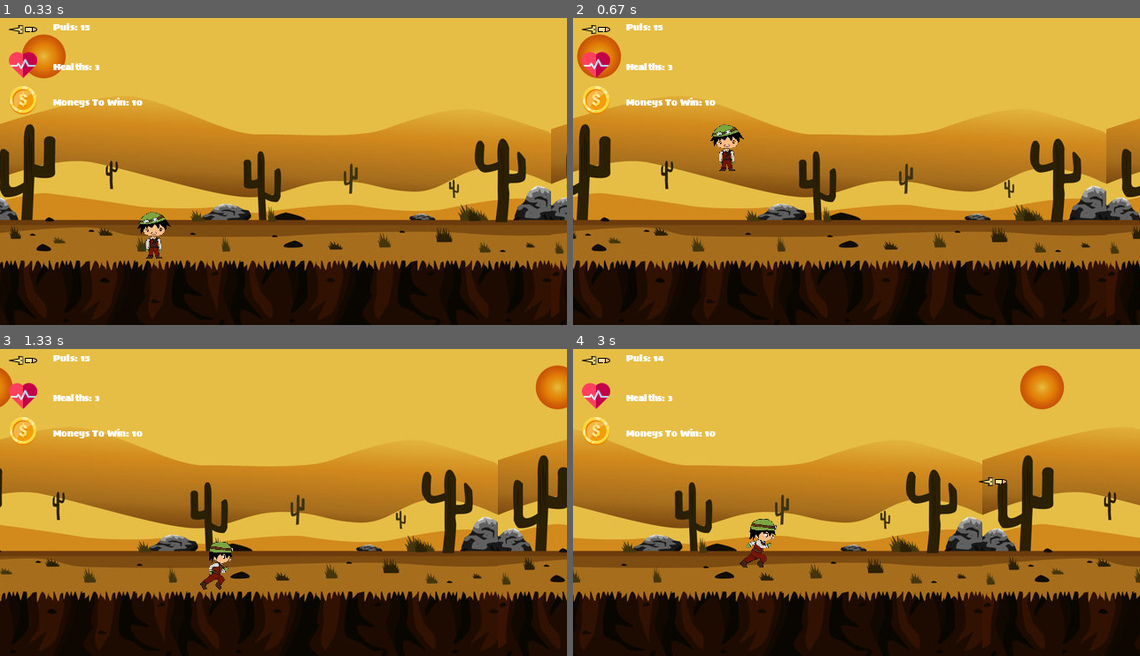
Above: before the commit, frames 1-4 (two rows, left to right).
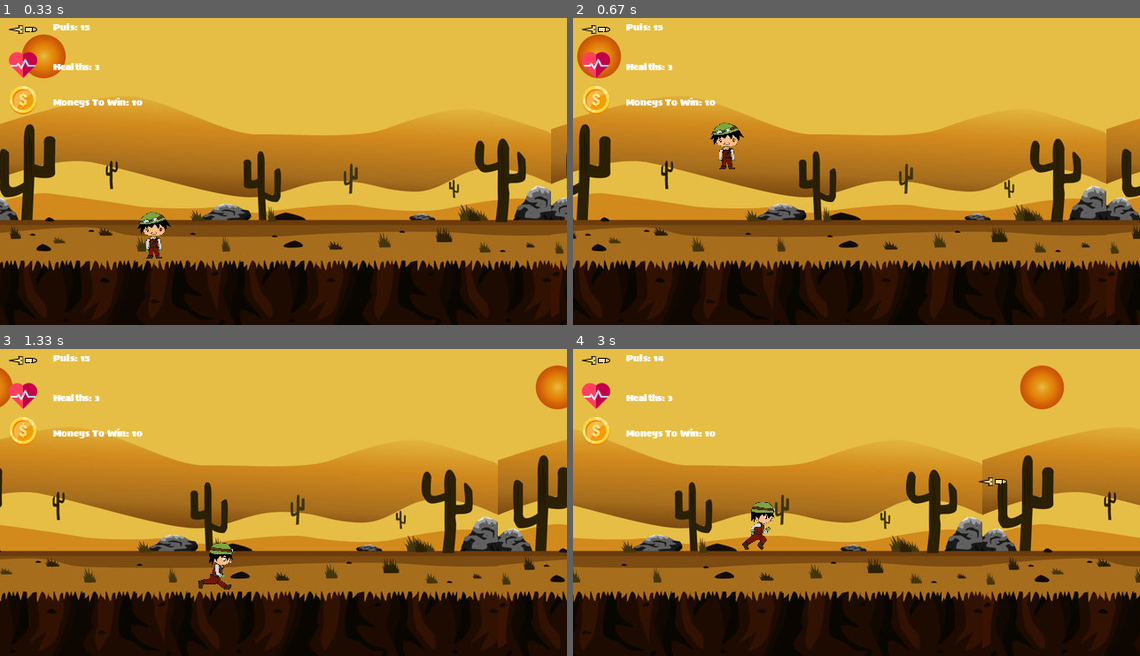
Above: after the commit, the same moments.

Repository: Vvoovvvaa/Pygame
Game: pygame game, started from pygame_stud.py
Two runs of this game, one before a commit and one after it. Both use one fixed random seed, a clock stepped at 60 frames per second and the inputs below.
Inputs (mouse positions are in pixels of both pictures, inside the frame that each line leads up to):
- Up to frame 1 (0.33 s): no input
- Up to frame 2 (0.67 s): tap Space at 0.33 s
- Up to frame 3 (1.33 s): press the mouse at (300, 591) at 0.7 s; move the mouse to (317, 554) at 0.8 s; release the mouse at (340, 520) at 0.93 s; hold D from 1 s (still down)
- Up to frame 4 (3 s): release D at 1.47 s; hold Up 1.5-1.8 s; tap K at 1.65, 2.98 s; press the mouse at (856, 542) at 1.87 s; move the mouse to (958, 560) at 1.97 s; release the mouse at (1054, 582) at 2.1 s; click (856, 542) at 2.22 s; press the mouse at (856, 542) at 2.53 s; move the mouse to (799, 471) at 2.63 s; release the mouse at (748, 398) at 2.77 s; hold Right from 2.83 s (still down); tap Space at 2.9 s

Frame 1 is identical in both runs. In frame 2, 0.4% of the frame differs, in the area x 24-31%, y 34-50%; in frame 3, 0.4%; in frame 4, 0.8%, in the area x 29-36%, y 49-72%.

Commit message:
Not Final Version

Diff:
--- a/pygame_stud.py
+++ b/pygame_stud.py
@@ -1,13 +1,13 @@
 import pygame
 
-
 pygame.init()
+
 clock = pygame.time.Clock()
 screen = pygame.display.set_mode((640, 360))
 pygame.display.set_caption("miner vs bats")
 
 try:
-    icon = pygame.image.load('images/icon.png.png')
+    icon = pygame.image.load('images/icon.png.png').convert_alpha()
     bg = pygame.image.load('images/bg1.png.png').convert_alpha()
     enemy = pygame.image.load('images/bat.png').convert_alpha()
     bullet = pygame.image.load('images/bullet.png').convert_alpha()
@@ -56,17 +56,25 @@
 jump_count = 11
 gameplay = True
 running = True
-sound = pygame.mixer.Sound('Sounds/game_song.mp3')
-lose_sound = pygame.mixer.Sound('Sounds/lose_sound.mp3')
-if not pygame.mixer.get_busy():
-    sound.play(-1)
-win_sound = pygame.mixer.Sound('Sounds/game_win_sound.mp3')
-if not pygame.mixer.get_busy():
-    sound.play(-1)
-money_sound = pygame.mixer.Sound('Sounds/money_collect_sound.mp3')
-
-puls_text = pygame.font.Font('shrift.ttf',10)
-text = pygame.font.Font('shrift.ttf', 40)
+
+try:
+    sound = pygame.mixer.Sound('Sounds/game_song.mp3')
+    lose_sound = pygame.mixer.Sound('Sounds/lose_sound.mp3')
+    if not pygame.mixer.get_busy():
+        sound.play(-1)
+    win_sound = pygame.mixer.Sound('Sounds/game_win_sound.mp3')
+    if not pygame.mixer.get_busy():
+        sound.play(-1)
+    money_sound = pygame.mixer.Sound('Sounds/money_collect_sound.mp3')
+except pygame.error as e:
+    print("Sound not fond: ",e)
+
+try:
+    puls_text = pygame.font.Font('shrift.ttf', 10)
+    text = pygame.font.Font('shrift.ttf', 40)
+except pygame.error as e:
+    print("SHrift not found: ",e)
+
 lose_text = text.render("Waster!", False, "Red")
 win_text = text.render("You Win!", False, "Red")
 restart_text = text.render("Restart Game", False, "Yellow")
@@ -78,6 +86,134 @@
 
 money_timer = pygame.USEREVENT + 2
 pygame.time.set_timer(money_timer, 3500)
+
+def draw_gameplay():
+    global player_health, bullets_left, money_count, bg_x
+    if not pygame.mixer.get_busy():
+        sound.play(-1)
+    lose_sound.stop()
+    health_text = puls_text.render(f'Healths: {player_health}', True, (255, 255, 255))
+    bullet_text = puls_text.render(f'Puls: {bullets_left}', True, (255, 255, 255))
+    money_text = puls_text.render(f'Moneys To Win: {win_count - money_count}', True, (255, 255, 255))
+    screen.blit(bg, (bg_x, 0))
+    screen.blit(bg, (bg_x + 640, 0))
+    screen.blit(bullet, (10, 10))
+    screen.blit(bullet_text, (60, 15))
+    screen.blit(health, (10, 50))
+    screen.blit(health_text, (60, 60))
+    screen.blit(money, (10, 90))
+    screen.blit(money_text, (60, 100))
+
+    bg_x -= 2
+    if bg_x <= -640:
+        bg_x = 0
+
+def keys():
+    global player_x, player_y, player_anim_count
+    keys = pygame.key.get_pressed()
+    if keys[pygame.K_LEFT] and player_x > 50 or keys[pygame.K_a] and player_x > 50:
+        player_x -= player_speed
+        screen.blit(go_left[player_anim_count], (player_x, player_y))
+    elif keys[pygame.K_RIGHT] and player_x < 570 or keys[pygame.K_d] and player_x < 570:
+        player_x += player_speed
+        screen.blit(go_right[player_anim_count], (player_x, player_y))
+    else:
+        screen.blit(stay[0], (player_x, player_y))
+
+def jump():
+    global player_y, jump_count, is_jump, player_anim_count
+    if not is_jump:
+        keys = pygame.key.get_pressed()
+        if keys[pygame.K_SPACE] or keys[pygame.K_UP] or keys[pygame.K_w]:
+            is_jump = True
+    else:
+        if jump_count >= -11:
+            neg = 1 if jump_count > 0 else -1
+            player_y -= (jump_count ** 2) * 0.2 * neg
+            jump_count -= 1
+        else:
+            is_jump = False
+            jump_count = 11
+
+    player_anim_count = (player_anim_count + 1) % 3
+
+def enemy_deals():
+    global player_health, gameplay
+    for enemy_rect in enemy_in_game:
+        enemy_rect.x -= 10
+        screen.blit(enemy, (enemy_rect.x, enemy_rect.y))
+        if pygame.Rect(player_x, player_y, player_width, player_height).colliderect(enemy_rect):
+            player_health -= 1
+            enemy_in_game.remove(enemy_rect)
+        if player_health <= 0:
+            gameplay = False
+            if not pygame.mixer.get_busy():
+                lose_sound.play()
+
+def money_deals():
+    global money_count, gameplay, game_win
+    for money_rect in money_objects[:]:
+        money_rect.x -= 20
+        screen.blit(money, (money_rect.x, money_rect.y))
+        if pygame.Rect(player_x, player_y, player_width, player_height).colliderect(money_rect):
+            money_count += 1
+            money_sound.play()
+            money_objects.remove(money_rect)
+
+    if money_count >= win_count:
+        gameplay = False
+        game_win = True
+
+def game_win_screen():
+    global money_count, bullets_left, game_win
+    if sound.get_num_channels():
+        sound.stop()
+    if not pygame.mixer.get_busy():
+        win_sound.play()
+    screen.blit(lose_bg, (0, 0))
+    screen.blit(win_text, (220, 100))
+    screen.blit(restart_text, restart_text_rect)
+    bullets.clear()
+    money_count = 0
+    bullets_left = 6
+
+def game_over_screen():
+    global money_count, bullets_left, game_win
+    if sound.get_num_channels():
+        sound.stop()
+    if not pygame.mixer.get_busy():
+        lose_sound.play()
+    screen.blit(lose_bg, (0, 0))
+    screen.blit(lose_text, (220, 100))
+    screen.blit(restart_text, restart_text_rect)
+    money_count = 0
+    bullets.clear()
+    bullets_left = 15
+
+def mouse():
+    global gameplay, player_x, player_health, money_count, game_win
+    mouse_pos = pygame.mouse.get_pos()
+    if restart_text_rect.collidepoint(mouse_pos) and pygame.mouse.get_pressed()[0]:
+        gameplay = True
+        player_x = 150
+        player_health = 3
+        enemy_in_game.clear()
+        money_objects.clear()
+        money_count = 0
+        game_win = False
+
+def handle_bullets():
+    for i, el in enumerate(bullets[:] ):
+        screen.blit(bullet, (el.x, el.y))
+        el.x += 5
+        if el.x > (player_x + 300):
+            bullets.remove(el)
+            continue
+        for index, enemy_x in enumerate(enemy_in_game[:] ):
+            if el.colliderect(enemy_x):
+                enemy_in_game.remove(enemy_x)
+                bullets.remove(el)
+                break
 
 while running:
     for event in pygame.event.get():
@@ -92,121 +228,20 @@
             bullets.append(bullet.get_rect(topleft=(player_x + 20, player_y)))
             bullets_left -= 1
 
-    if gameplay:
-        if not pygame.mixer.get_busy():
-            sound.play(-1)
-        lose_sound.stop()
-        health_text = puls_text.render(f'Healths: {player_health}', True, (255, 255, 255))
-        bullet_text = puls_text.render(f'Puls: {bullets_left}', True, (255, 255, 255))
-        money_text = puls_text.render(f'Moneys To Win: {win_count - money_count}', True,(255,255,255))
-        screen.blit(bg, (bg_x, 0))
-        screen.blit(bg, (bg_x + 640, 0))
-        screen.blit(bullet, (10, 10))
-        screen.blit(bullet_text, (60, 15))
-        screen.blit(health,(10,50))
-        screen.blit(health_text,(60,60))
-        screen.blit(money,(10,90))
-        screen.blit(money_text,(60,100))
-
-
-        bg_x -= 2
-        if bg_x <= -640:
-            bg_x = 0
-
-        keys = pygame.key.get_pressed()
-        if keys[pygame.K_LEFT] and player_x > 50 or keys[pygame.K_a] and player_x > 50:
-            player_x -= player_speed
-            screen.blit(go_left[player_anim_count], (player_x, player_y))
-        elif keys[pygame.K_RIGHT] and player_x < 570 or keys[pygame.K_d] and player_x < 570:
-            player_x += player_speed
-            screen.blit(go_right[player_anim_count], (player_x, player_y))
-        else:
-            screen.blit(stay[0], (player_x, player_y))
-
-        if not is_jump:
-            if keys[pygame.K_SPACE] or keys[pygame.K_UP] or keys[pygame.K_w]:
-                is_jump = True
-        else:
-            if jump_count >= -11:
-                neg = 1 if jump_count > 0 else -1
-                player_y -= (jump_count ** 2) * 0.2 * neg
-                jump_count -= 1
-            else:
-                is_jump = False
-                jump_count = 11
-
-        player_anim_count = (player_anim_count + 1) % 3
-
-        for enemy_rect in enemy_in_game:
-            enemy_rect.x -= 10
-            screen.blit(enemy, (enemy_rect.x, enemy_rect.y))
-            if pygame.Rect(player_x, player_y, player_width, player_height).colliderect(enemy_rect):
-                player_health -=1
-                enemy_in_game.remove(enemy_rect)
-            if player_health <= 0:
-                gameplay = False
-
-
-        for money_rect in money_objects[:]:
-            money_rect.x -= 20
-            screen.blit(money, (money_rect.x, money_rect.y))
-            if pygame.Rect(player_x, player_y, player_width, player_height).colliderect(money_rect):
-                money_count += 1
-                money_sound.play()
-                money_objects.remove(money_rect)
-
-        if money_count >= win_count:
-            gameplay = False
-            game_win = True
-
+    jump()
+    draw_gameplay()
+    handle_bullets()
+    mouse()
+    money_deals()
+    enemy_deals()
+    keys()
 
     if game_win:
-        if sound.get_num_channels():
-            sound.stop()
-        if not pygame.mixer.get_busy():
-            win_sound.play()
-        screen.blit(lose_bg, (0, 0))
-        screen.blit(win_text, (220, 100))
-        screen.blit(restart_text, restart_text_rect)
-        bullets.clear()
-        money_count = 0
-        bullets_left = 6
-
-
+        game_win_screen()
     elif not gameplay:
-        if sound.get_num_channels():
-            sound.stop()
-        if not pygame.mixer.get_busy():
-            lose_sound.play()
-        screen.blit(lose_bg, (0, 0))
-        screen.blit(lose_text, (220, 100))
-        screen.blit(restart_text, restart_text_rect)
-        money_count = 0
-        bullets.clear()
-        bullets_left = 15
-
-    mouse = pygame.mouse.get_pos()
-    if restart_text_rect.collidepoint(mouse) and pygame.mouse.get_pressed()[0]:
-        gameplay = True
-        player_x = 150
-        player_health = 3
-        enemy_in_game.clear()
-        money_objects.clear()
-        money_count = 0
-        game_win = False
-
-    if bullets:
-        for i, el in enumerate(bullets[:] ):
-            screen.blit(bullet, (el.x, el.y))
-            el.x += 5
-            if el.x > (player_x + 300):
-                bullets.remove(el)
-                continue
-            for index, enemy_x in enumerate(enemy_in_game[:] ):
-                if el.colliderect(enemy_x):
-                    enemy_in_game.remove(enemy_x)
-                    bullets.remove(el)
-                    break
+        game_over_screen()
 
     pygame.display.update()
     clock.tick(30)
+
+pygame.quit()
